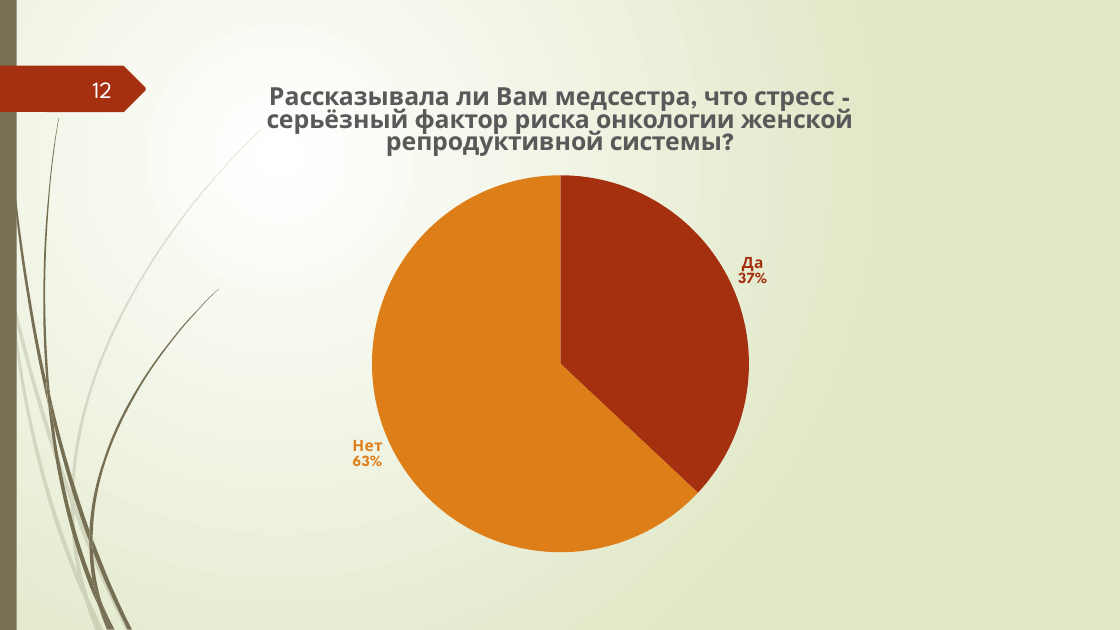
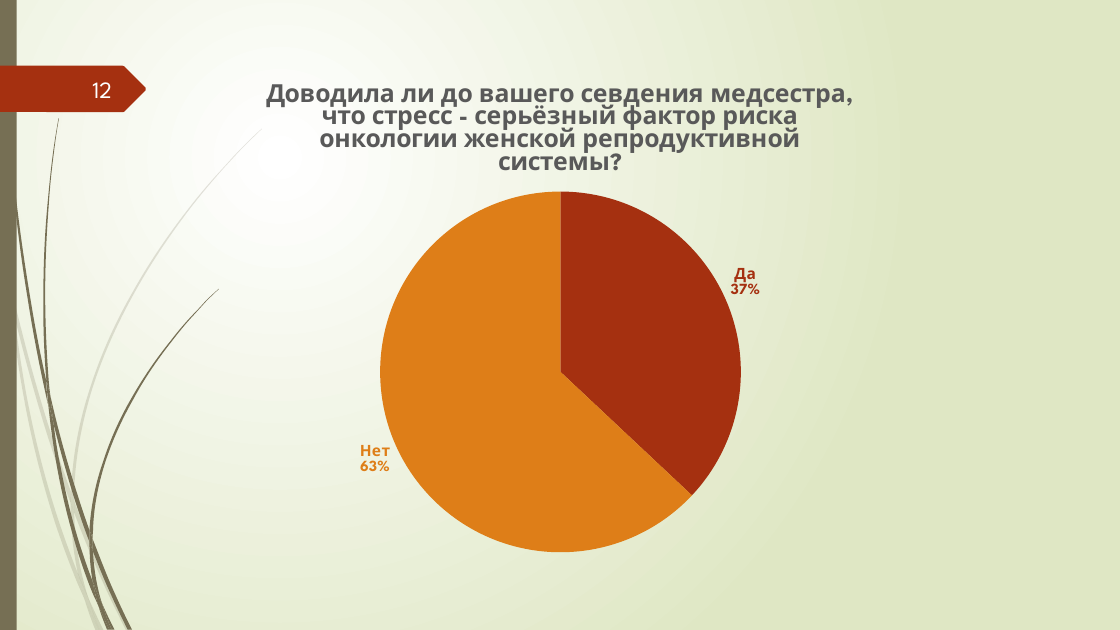
Before and after one commit to cottarius/kate-kurs, a slide deck: slide 12 of ProkopenkoES.ppsx. Drawn at 1120x630 pixels with LibreOffice and Linux fonts; fonts in the diff are those of the drawing. Boxes give left, top, right and bottom in pixels: in the first picture for what was removed or moved away, otherwise in the second. Text is boxed around its words. In the diff, an @@ line names an element or a change of style, - is before the commit and + after.

```diff
--- a/ProkopenkoES.ppsx
+++ b/ProkopenkoES.ppsx
@@ pie chart at (187, 66, 933, 565) @@
@@ title "Рассказывала ли Вам медсестра, что стресс - серьёзный фактор риска онкологии женской репродуктивной системы?" to "Доводила ли до вашего севдения медсестра, что стресс - серьёзный фактор риска онкологии женской репродуктивной системы? " @@
-Рассказывала ли Вам медсестра, что стресс - серьёзный фактор риска онкологии женской репродуктивной системы?: 37, 63
+Series 1: 37, 63
```
Also in this commit, not shown: 2 other slides changed, 2 other files.
